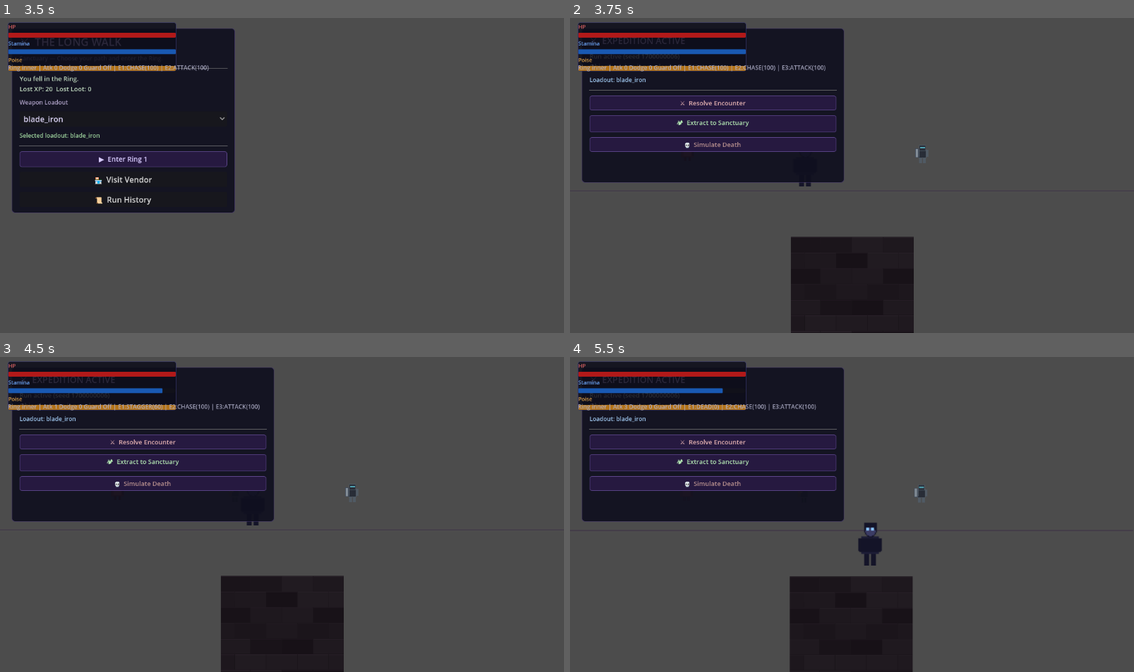
Above: before the commit, frames 1-4 (two rows, left to right).
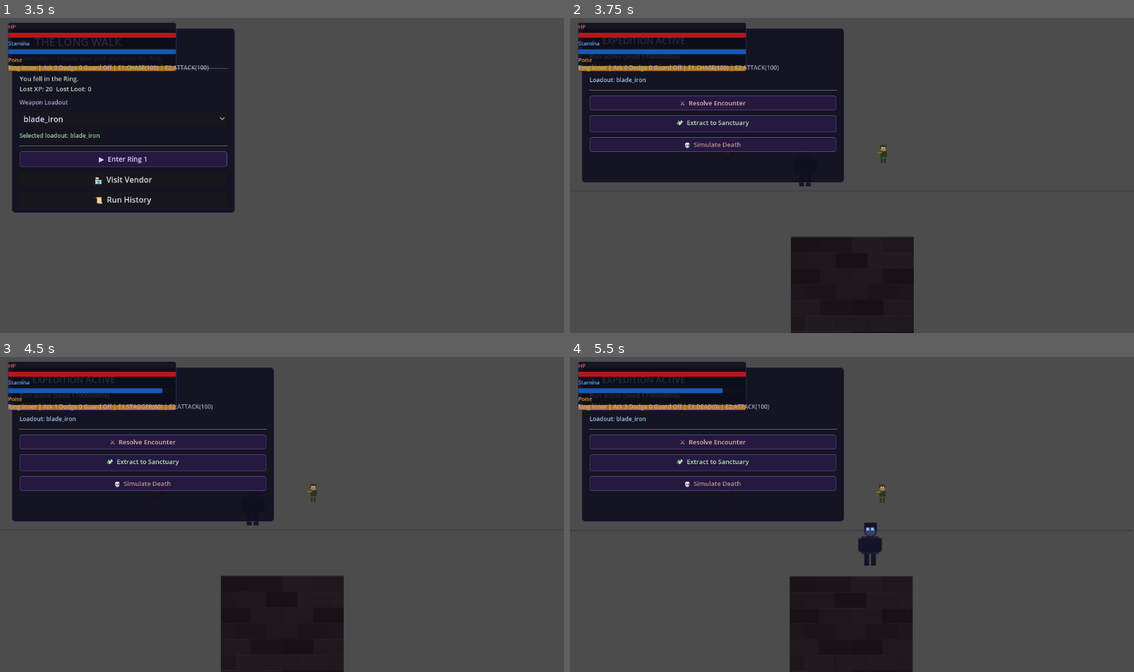
Above: after the commit, the same moments.

Repository: cbradshaw11/game-concept
Game: Godot game, scene res://scenes/main.tscn
Two runs of this game, one before a commit and one after it. Both use one fixed random seed, a clock stepped at 60 frames per second and the inputs below.
Inputs:
- Up to frame 1 (3.5 s): click "▶ Enter Ring 1" at 0.5 s; click "⚔ Resolve Encounter" at 1.25 s; click "🏕 Extract to Sanctuary" at 2 s; click "💀 Simulate Death" at 2.75 s
- Up to frame 2 (3.75 s): click "▶ Enter Ring 1" at 3.5 s
- Up to frame 3 (4.5 s): tap Enter (ui_accept) at 4.25 s; hold Right (ui_right) from 4.28 s (still down)
- Up to frame 4 (5.5 s): tap Enter (ui_accept) at 4.52, 5.27 s; release Right (ui_right) at 5.03 s; hold Down (ui_down) from 5.03 s (still down)

Frame 1 is identical in both runs. In frame 2, 0.2% of the frame differs, in the area x 30-64%, y 14-47%; in frame 3, 0.2%; in frame 4, 0.3%, in the area x 29-63%, y 14-47%.

Commit message:
feat: [M16-T1-T2-T5-T6-T7-T8] add polearm/bow weapons, berserker/shield_wall enemies, expanded modifiers, encounter templates
- weapons.json: polearm (sweep_all light, lunge_poise heavy, 150 XP unlock), bow (ranged_single light, charged_suppress heavy, 200 XP unlock) with correct M16 stats
- enemies.json: berserker (hp:45, poise:8, dmg:22, mid+outer), shield_wall (hp:80, poise:40, dmg:8, guard:0.8, mid+outer); Ring 1 HP tuned down (grunt:52, shieldbearer:75), Ring 2+ slightly up
- encounter_templates.json: 13 templates total (inner:4, mid:5, outer:4); max 2 of same type enforced; new enemies in mid/outer pools
- modifiers.json: 6 modifiers (swift, death_wish, iron_skin, relentless, berserker, ghost_step); choices_per_run: 3
- data_store.gd: load modifiers.json; add get_weapon(), get_all_modifiers(), get_modifier(), get_modifier_choices_per_run(), get_random_modifiers()

Diff:
--- a/game/autoload/data_store.gd
+++ b/game/autoload/data_store.gd
@@ -6,6 +6,7 @@
 var weapons: Dictionary = {}
 var encounter_templates: Dictionary = {}
 var vendor_upgrades: Dictionary = {}
+var modifiers: Dictionary = {}
 
 func _ready() -> void:
 	load_data()
@@ -16,6 +17,7 @@
 	weapons = _load_json("res://data/weapons.json")
 	encounter_templates = _load_json("res://data/encounter_templates.json")
 	vendor_upgrades = _load_json("res://data/vendor_upgrades.json")
+	modifiers = _load_json("res://data/modifiers.json")
 
 func _load_json(path: String) -> Dictionary:
 	if not FileAccess.file_exists(path):
@@ -51,3 +53,35 @@
 		if str(upg.get("id", "")) == upgrade_id:
 			return upg
 	return {}
+
+func get_weapon(weapon_id: String) -> Dictionary:
+	for weapon in weapons.get("weapons", []):
+		if str(weapon.get("id", "")) == weapon_id:
+			return weapon
+	return {}
+
+func get_all_modifiers() -> Array:
+	return modifiers.get("modifiers", [])
+
+func get_modifier(modifier_id: String) -> Dictionary:
+	for mod in get_all_modifiers():
+		if str(mod.get("id", "")) == modifier_id:
+			return mod
+	return {}
+
+func get_modifier_choices_per_run() -> int:
+	return int(modifiers.get("choices_per_run", 3))
+
+func get_random_modifiers(count: int, rng_seed: int) -> Array:
+	var all_mods := get_all_modifiers()
+	if all_mods.is_empty():
+		return []
+	var rng := RandomNumberGenerator.new()
+	rng.seed = rng_seed
+	var shuffled := all_mods.duplicate()
+	for i in range(shuffled.size() - 1, 0, -1):
+		var j := rng.randi_range(0, i)
+		var tmp: Variant = shuffled[i]
+		shuffled[i] = shuffled[j]
+		shuffled[j] = tmp
+	return shuffled.slice(0, min(count, shuffled.size()))
--- a/game/data/encounter_templates.json
+++ b/game/data/encounter_templates.json
@@ -8,7 +8,7 @@
     {
       "id": "inner_swarm_a",
       "ring": "inner",
-      "enemy_ids": ["scavenger_grunt", "scavenger_grunt", "scavenger_grunt"]
+      "enemy_ids": ["scavenger_grunt", "scavenger_grunt"]
     },
     {
       "id": "inner_ranged_mix",
@@ -16,14 +16,54 @@
       "enemy_ids": ["scavenger_grunt", "ridge_archer"]
     },
     {
+      "id": "inner_defender_pair",
+      "ring": "inner",
+      "enemy_ids": ["shieldbearer", "scavenger_grunt"]
+    },
+    {
       "id": "mid_patrol_a",
       "ring": "mid",
       "enemy_ids": ["ash_flanker", "ridge_archer", "shieldbearer"]
     },
     {
+      "id": "mid_flanker_pair",
+      "ring": "mid",
+      "enemy_ids": ["ash_flanker", "ash_flanker"]
+    },
+    {
+      "id": "mid_berserker_entry",
+      "ring": "mid",
+      "enemy_ids": ["berserker", "scavenger_grunt"]
+    },
+    {
+      "id": "mid_shield_wall_break",
+      "ring": "mid",
+      "enemy_ids": ["shield_wall", "ridge_archer"]
+    },
+    {
+      "id": "mid_mixed_threat",
+      "ring": "mid",
+      "enemy_ids": ["berserker", "shield_wall"]
+    },
+    {
       "id": "outer_elite_a",
       "ring": "outer",
       "enemy_ids": ["warden_hunter", "rift_caster"]
+    },
+    {
+      "id": "outer_berserker_pack",
+      "ring": "outer",
+      "enemy_ids": ["berserker", "berserker"]
+    },
+    {
+      "id": "outer_wall_caster",
+      "ring": "outer",
+      "enemy_ids": ["shield_wall", "rift_caster"]
+    },
+    {
+      "id": "outer_full_squad",
+      "ring": "outer",
+      "enemy_ids": ["warden_hunter", "berserker", "shield_wall"]
     }
   ]
 }
--- a/game/data/enemies.json
+++ b/game/data/enemies.json
@@ -4,7 +4,7 @@
       "id": "scavenger_grunt",
       "role": "grunt",
       "rings": ["inner", "mid"],
-      "health": 60,
+      "health": 52,
       "poise": 20,
       "damage": 8,
       "behavior_profile": "frontline_basic"
@@ -13,7 +13,7 @@
       "id": "shieldbearer",
       "role": "defender",
       "rings": ["inner", "mid"],
-      "health": 85,
+      "health": 75,
       "poise": 40,
       "damage": 7,
       "behavior_profile": "guard_counter"
@@ -22,7 +22,7 @@
       "id": "ash_flanker",
       "role": "flanker",
       "rings": ["mid", "outer"],
-      "health": 70,
+      "health": 72,
       "poise": 25,
       "damage": 12,
       "behavior_profile": "flank_aggressive"
@@ -31,7 +31,7 @@
       "id": "ridge_archer",
       "role": "ranged",
       "rings": ["mid", "outer"],
-      "health": 55,
+      "health": 58,
       "poise": 15,
       "damage": 10,
       "behavior_profile": "kite_volley"
@@ -53,6 +53,25 @@
       "poise": 70,
       "damage": 16,
       "behavior_profile": "elite_pressure"
+    },
+    {
+      "id": "berserker",
+      "role": "berserker",
+      "rings": ["mid", "outer"],
+      "health": 45,
+      "poise": 8,
+      "damage": 22,
+      "behavior_profile": "glass_cannon_aggro"
+    },
+    {
+      "id": "shield_wall",
+      "role": "tank",
+      "rings": ["mid", "outer"],
+      "health": 80,
+      "poise": 40,
+      "damage": 8,
+      "guard_efficiency": 0.8,
+      "behavior_profile": "poise_gate_tank"
     }
   ],
   "bosses": [
--- /dev/null
+++ b/game/data/modifiers.json
@@ -0,0 +1,49 @@
+{
+  "modifiers": [
+    {
+      "id": "swift",
+      "name": "Swift",
+      "description": "-20% light attack stamina cost",
+      "effect": "light_stamina_cost_pct",
+      "value": -0.2
+    },
+    {
+      "id": "death_wish",
+      "name": "Death Wish",
+      "description": "At low HP, attacks become ferocious (+30% damage below 30 HP)",
+      "effect": "low_hp_damage_bonus_pct",
+      "value": 0.3,
+      "threshold_hp": 30
+    },
+    {
+      "id": "iron_skin",
+      "name": "Iron Skin",
+      "description": "+15 max HP this run",
+      "effect": "max_hp_flat",
+      "value": 15
+    },
+    {
+      "id": "relentless",
+      "name": "Relentless",
+      "description": "Stamina regens 30% faster",
+      "effect": "stamina_regen_pct",
+      "value": 0.3
+    },
+    {
+      "id": "berserker",
+      "name": "Berserker",
+      "description": "Heavy attacks deal +25% damage but cost +5 stamina",
+      "effect": "heavy_damage_pct",
+      "value": 0.25,
+      "stamina_cost_flat": 5
+    },
+    {
+      "id": "ghost_step",
+      "name": "Ghost Step",
+      "description": "Dodge i-frames extended by 50ms",
+      "effect": "dodge_iframe_ms_flat",
+      "value": 50
+    }
+  ],
+  "choices_per_run": 3
+}
--- a/game/data/weapons.json
+++ b/game/data/weapons.json
@@ -3,35 +3,49 @@
     {
       "id": "blade_iron",
       "family": "blade",
+      "name": "Iron Blade",
       "light_damage": 14,
       "heavy_damage": 24,
       "light_stamina_cost": 12,
       "heavy_stamina_cost": 26,
       "guard_efficiency": 0.7,
       "poise_damage_light": 8,
-      "poise_damage_heavy": 16
+      "poise_damage_heavy": 16,
+      "unlock_cost": 0,
+      "light_mechanic": "single_target",
+      "heavy_mechanic": "single_target"
     },
     {
       "id": "polearm_iron",
       "family": "polearm",
+      "name": "Iron Polearm",
       "light_damage": 12,
       "heavy_damage": 28,
-      "light_stamina_cost": 14,
-      "heavy_stamina_cost": 30,
-      "guard_efficiency": 0.78,
+      "light_stamina_cost": 10,
+      "heavy_stamina_cost": 24,
+      "guard_efficiency": 0.5,
       "poise_damage_light": 12,
-      "poise_damage_heavy": 22
+      "poise_damage_heavy": 22,
+      "unlock_cost": 150,
+      "light_mechanic": "sweep_all",
+      "light_sweep_ratio": 0.6,
+      "heavy_mechanic": "lunge_poise"
     },
     {
       "id": "bow_iron",
       "family": "bow",
-      "light_damage": 11,
-      "heavy_damage": 26,
-      "light_stamina_cost": 10,
-      "heavy_stamina_cost": 24,
-      "guard_efficiency": 0.35,
+      "name": "Iron Bow",
+      "light_damage": 18,
+      "heavy_damage": 32,
+      "light_stamina_cost": 14,
+      "heavy_stamina_cost": 28,
+      "guard_efficiency": 0.3,
       "poise_damage_light": 6,
-      "poise_damage_heavy": 14
+      "poise_damage_heavy": 14,
+      "unlock_cost": 200,
+      "light_mechanic": "ranged_single",
+      "heavy_mechanic": "charged_suppress",
+      "heavy_suppress_ticks": 1
     }
   ],
   "global_combat": {
